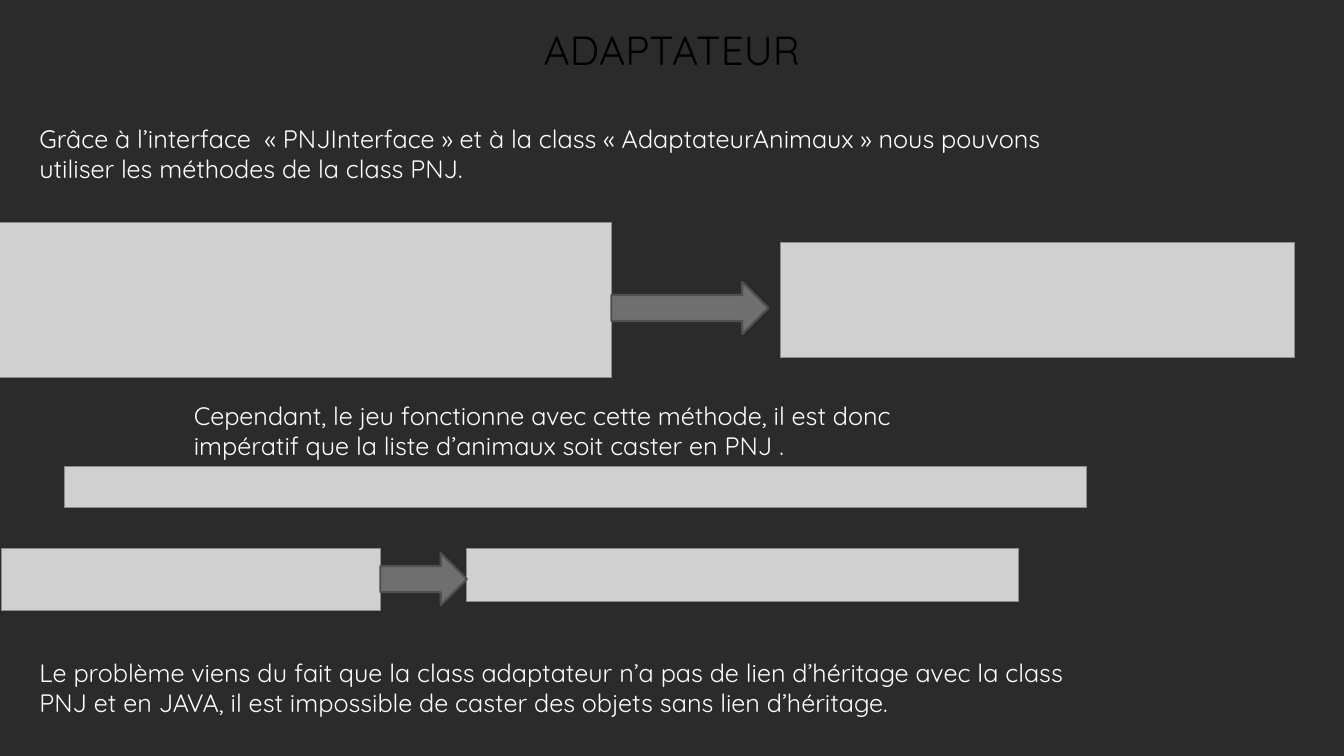
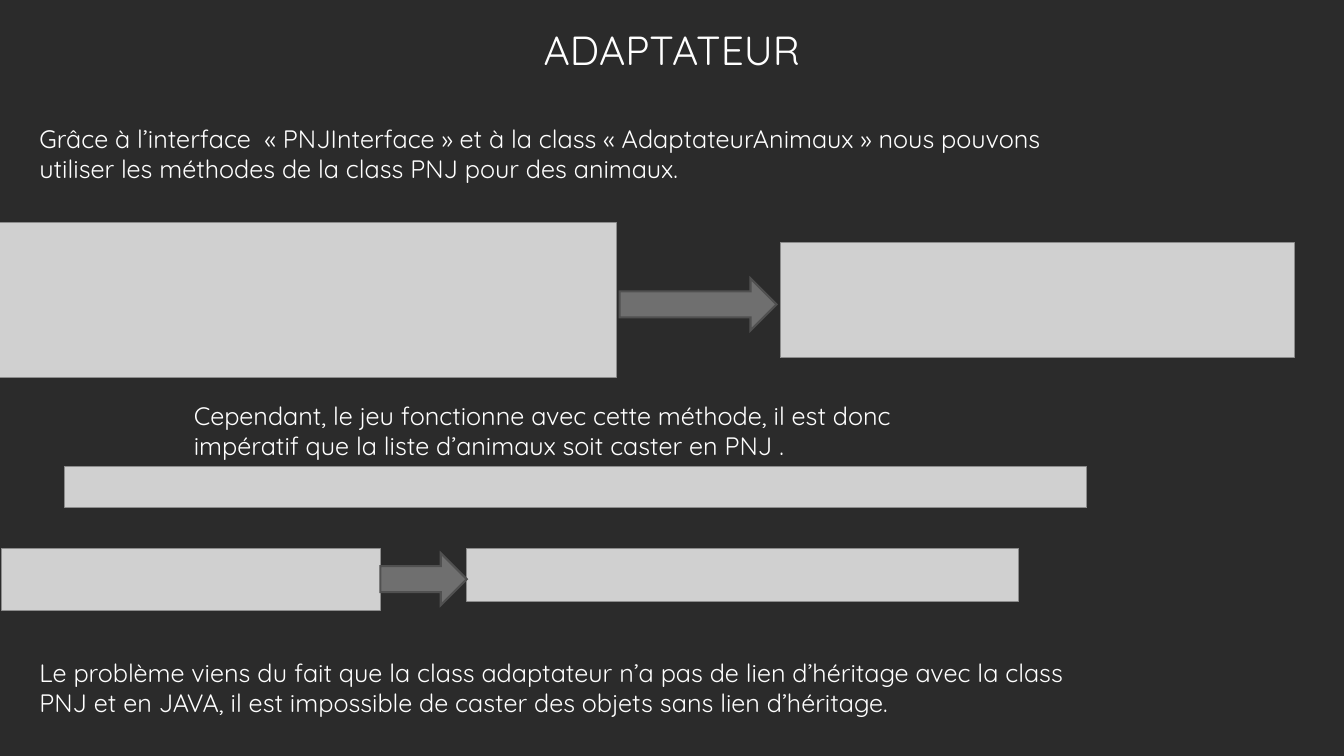
Before and after one commit to Waesz/Fight_Pattern-, a slide deck: slide 16 of Patron de conception.odp. Drawn at 1344x756 pixels with LibreOffice and Linux fonts; fonts in the diff are those of the drawing; grey boxes stand for pictures; background and template pictures are left out; a plain dark background stands for a picture behind light text. Boxes give left, top, right and bottom in pixels: in the first picture for what was removed or moved away, otherwise in the second. Text is boxed around its words. In the diff, an @@ line names an element or a change of style, - is before the commit and + after.

Commit message:
PNJ + powerpoint

```diff
--- a/Patron de conception.odp
+++ b/Patron de conception.odp
@@ title "ADAPTATEUR" at (544, 36, 800, 66): text colour #000000 to #FFFFFF @@
@@ text at (39, 129, 1040, 183): text changed @@
-Grâce à l’interface « PNJInterface » et à la class « AdaptateurAnimaux » nous pouvons utiliser les méthodes de la class PNJ.
+Grâce à l’interface « PNJInterface » et à la class « AdaptateurAnimaux » nous pouvons utiliser les méthodes de la class PNJ pour des animaux.
@@ picture: place and size @@
-picture at (0, 223, 612, 378)
+picture at (0, 223, 617, 378)
@@ freeform shape: place and size @@
-freeform shape at (612, 282, 769, 335)
+freeform shape at (620, 278, 777, 331)
```
Also in this commit, not shown: 15 other slides changed, 1 slide added, 11 other files.
